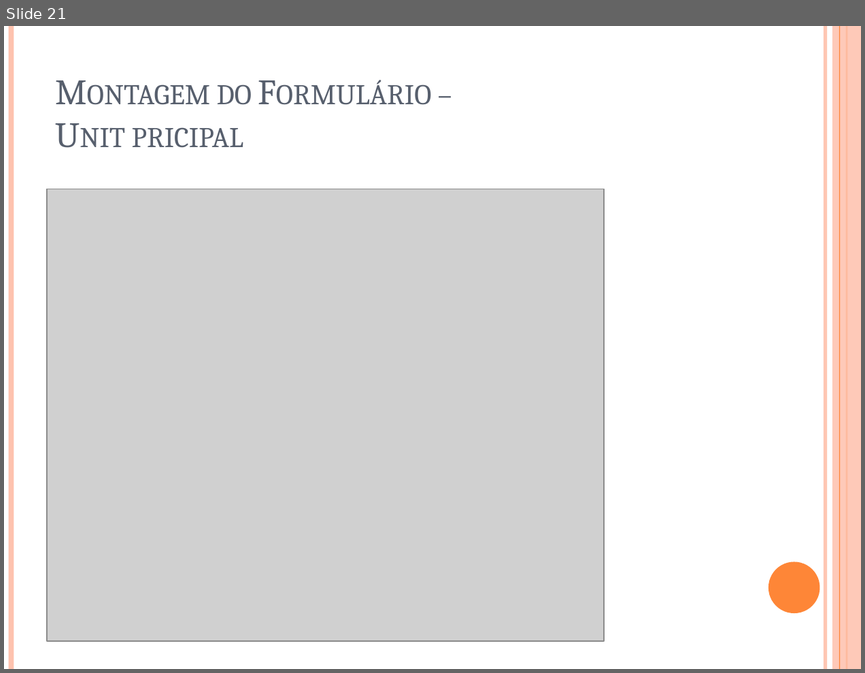
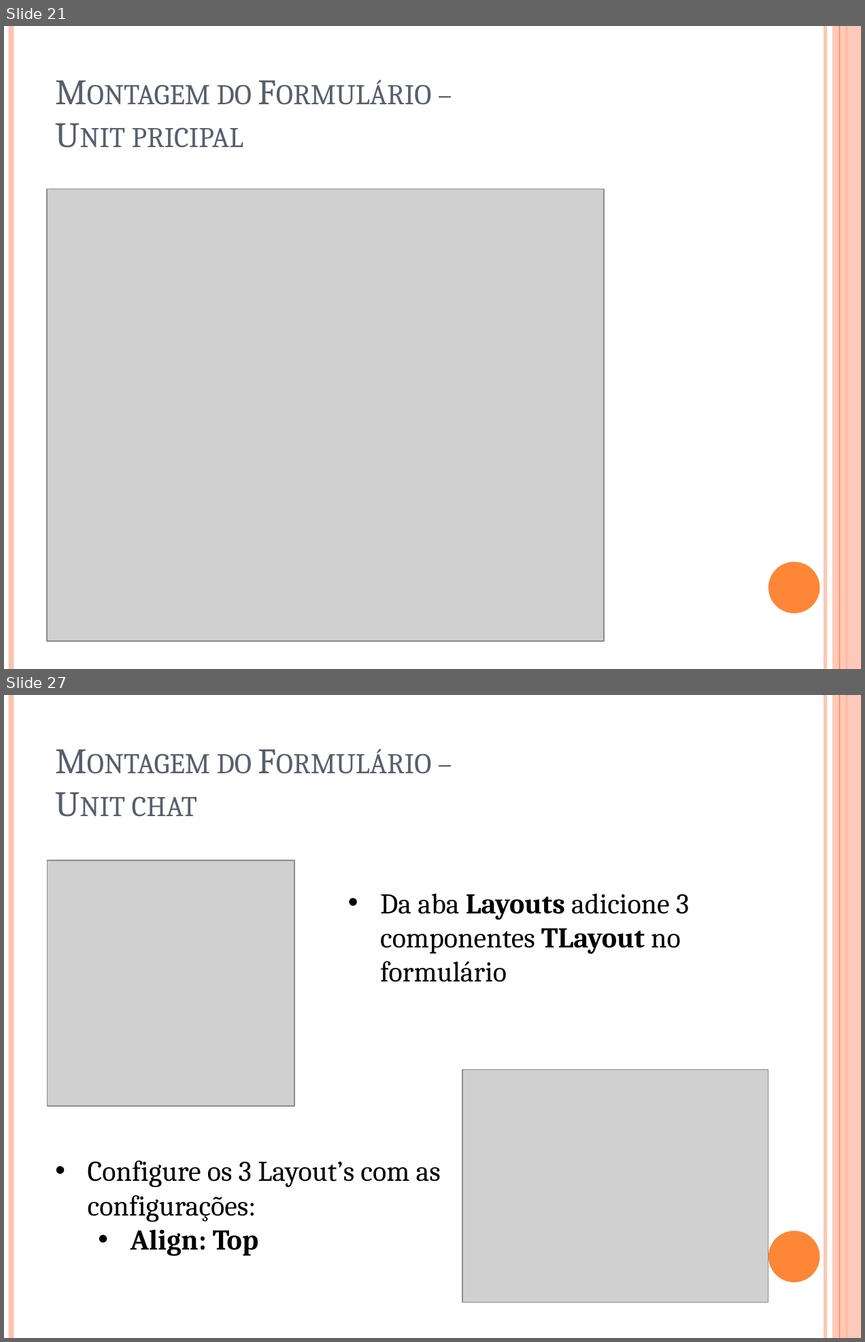
Before and after one commit to igorscandido/Conexao-Bluetooth-usando-Delphi, a slide deck: Stuff/Conexão Bluetooth usando Delphi.pptx. Shown one above the other, each under a label of ours: slide 21 before the commit, slides 21 and 27 after it; the slides between them are not shown. The pictures are 865x673 and 865x1342 pixels, drawn with LibreOffice and Linux fonts; fonts in the diff are those of the drawing; grey boxes stand for pictures. Boxes give left, top, right and bottom in pixels: in the first picture for what was removed or moved away, otherwise in the second. Text is boxed around its words. In the diff, an @@ line names an element or a change of style, - is before the commit and + after.

Commit message:
New Form Chat with Design done and PDF Edited

```diff
--- a/Stuff/Conexão Bluetooth usando Delphi.pptx
+++ b/Stuff/Conexão Bluetooth usando Delphi.pptx
@@ slide 27 added at [4,695,861,1338], background #FFFFFF; not listed: 6 template elements that a slide beside it also shows @@
@@ title added at [132,753,252,817], 30 pt, text #575F6D, small capitals @@
+Montagem do Formulário –
+Unit chat
@@ picture added at [47,860,294,1106] @@
@@ text added at [380,893,689,982], 24 pt, text #000000 @@
+• Da aba Layouts adicione 3 componentes TLayout no formulário
@@ picture added at [462,1070,768,1302] @@
@@ text added at [88,1160,441,1256], 24 pt, text #000000 @@
+• Configure os 3 Layout’s com as configurações:
+  • Align: Top
```
Also in this commit, not shown: 1 slide changed, 15 other slides added, 32 other files.
